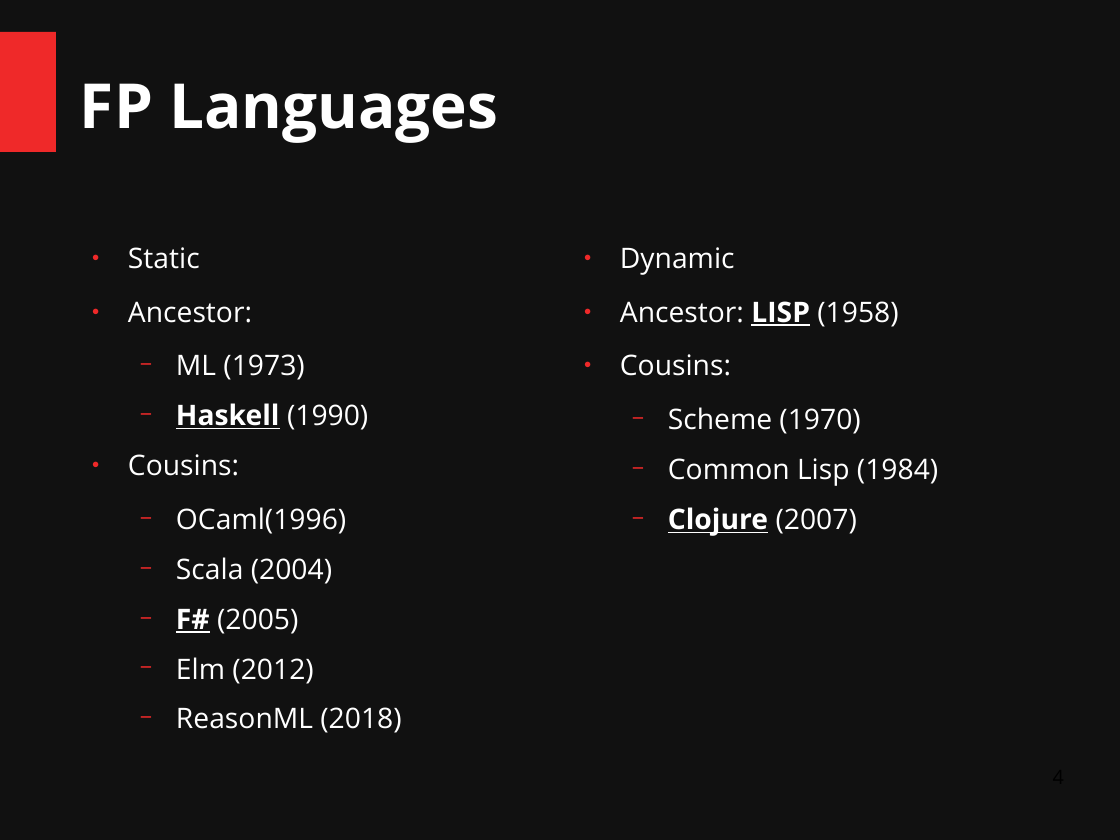
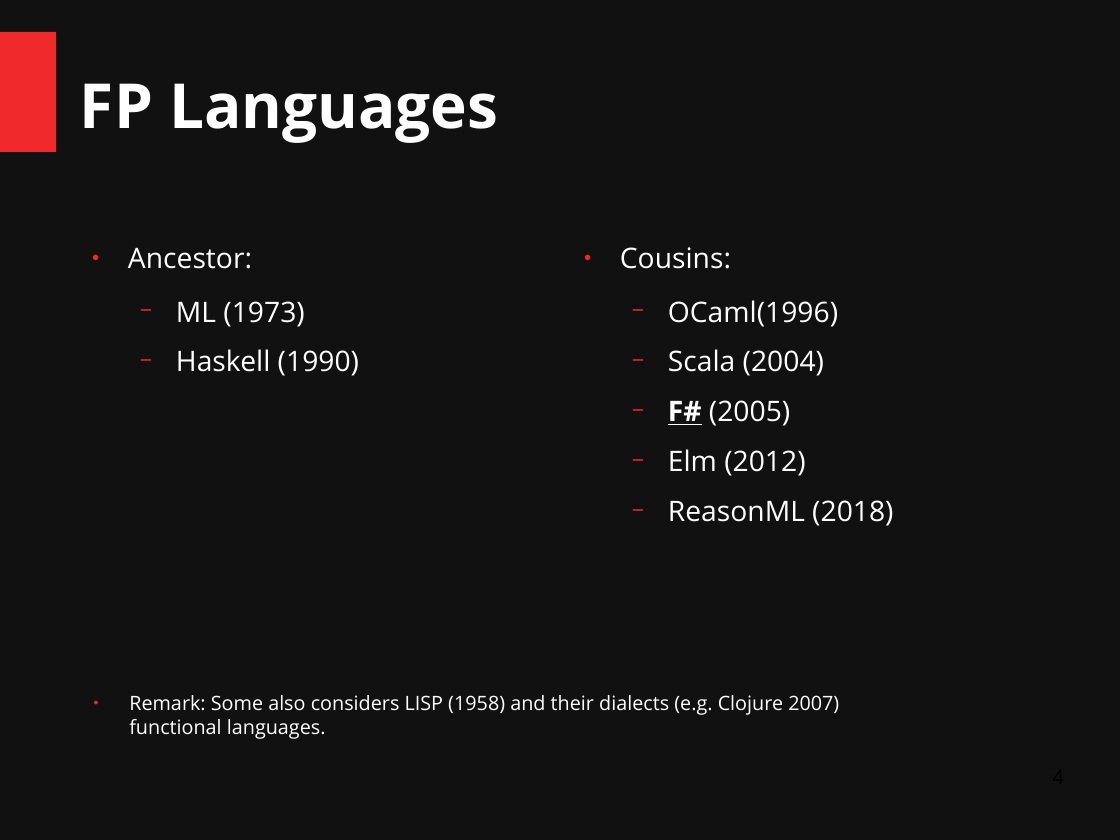
Before and after one commit to ChangHaiBin/FSharpPowerPoint, a slide deck: slide 4 of FSharp Talk Dark.odp. Drawn at 1120x840 pixels with LibreOffice and Linux fonts; fonts in the diff are those of the drawing. Boxes give left, top, right and bottom in pixels: in the first picture for what was removed or moved away, otherwise in the second. Text is boxed around its words. In the diff, an @@ line names an element or a change of style, - is before the commit and + after.

```diff
--- a/FSharp Talk Dark.odp
+++ b/FSharp Talk Dark.odp
@@ text at [128, 247, 200, 269]: paragraph removed @@
-● Static
@@ text at [620, 247, 898, 327]: paragraphs removed @@
-● Dynamic
-● Ancestor: LISP (1958)
@@ text at [668, 300, 893, 526]: text changed @@
-  − Scheme (1970)
-  − Common Lisp (1984)
-  − Clojure (2007)
+  − OCaml(1996)
+  − Scala (2004)
+  − F# (2005)
+  − Elm (2012)
+  − ReasonML (2018)
@@ text at [176, 349, 359, 376]: bold off, underline off in "Haskell" @@
@@ text at [128, 454, 401, 733]: paragraphs removed @@
-● Cousins:
-  − OCaml(1996)
-  − Scala (2004)
-  − F# (2005)
-  − Elm (2012)
-  − ReasonML (2018)
@@ text added at [129, 695, 839, 739], 14 pt, text #FFFFFF @@
+● Remark: Some also considers LISP (1958) and their dialects (e.g. Clojure 2007) functional languages.
```
Also in this commit, not shown: 8 other slides changed, 28 slides added, 9 slides removed, 3 other files.
